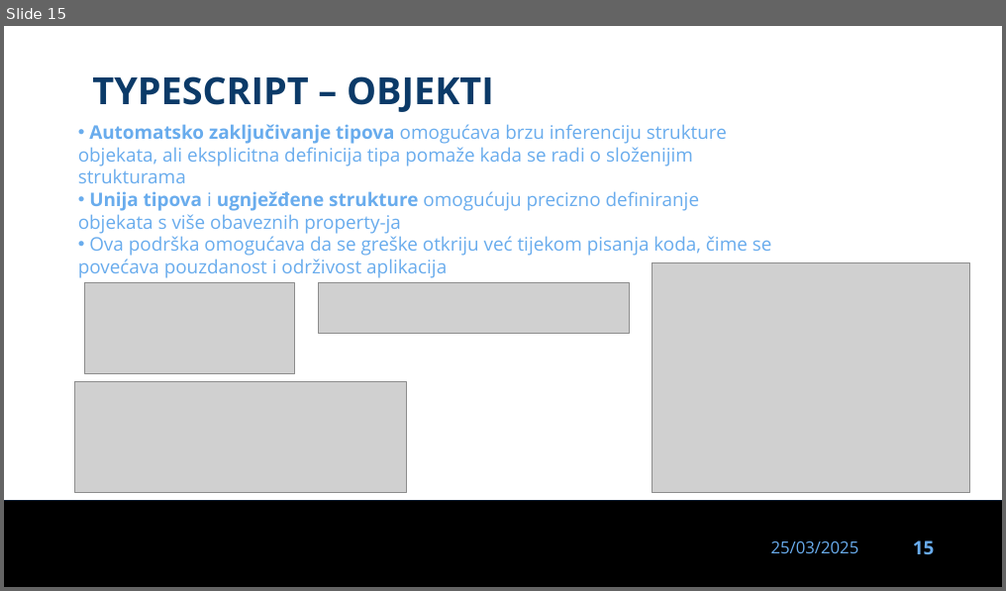
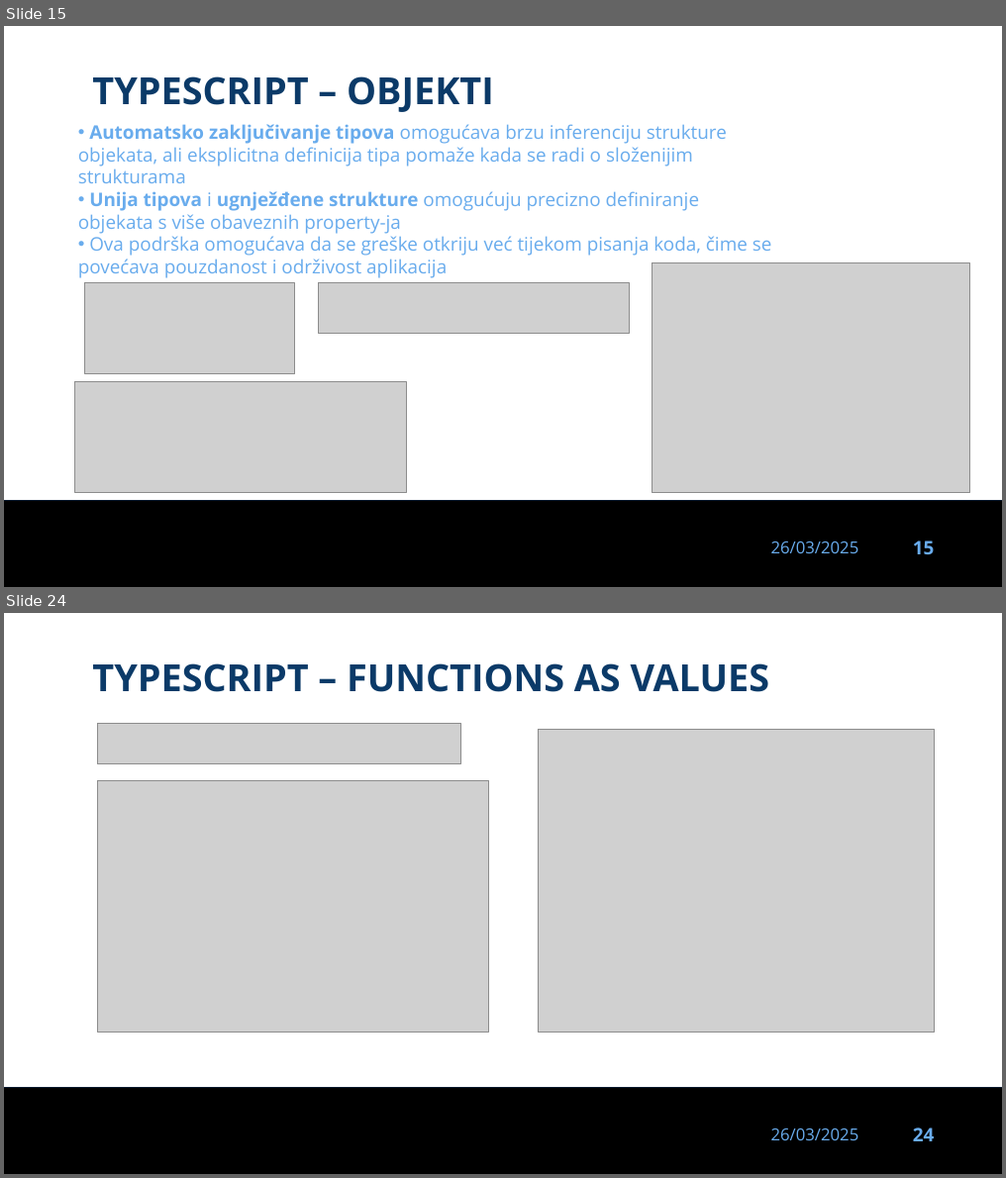
Before and after one commit to dinoDuvnjak/CTK, a slide deck: Bootcamp/typescript/typescript-uvod.pptx. Shown one above the other, each under a label of ours: slide 15 before the commit, slides 15 and 24 after it; the slides between them are not shown. The pictures are 1006x591 and 1006x1178 pixels, drawn with LibreOffice and Linux fonts; fonts in the diff are those of the drawing; grey boxes stand for pictures; background and template pictures are left out. Boxes give left, top, right and bottom in pixels: in the first picture for what was removed or moved away, otherwise in the second. Text is boxed around its words. In the diff, an @@ line names an element or a change of style, - is before the commit and + after.

Commit message:
typescript wip

```diff
--- a/Bootcamp/typescript/typescript-uvod.pptx
+++ b/Bootcamp/typescript/typescript-uvod.pptx
@@ slide 24 added at box(4, 613, 1002, 1174), background #FFFFFF; not listed: 3 template elements that a slide beside it also shows @@
@@ text added at box(92, 663, 770, 692), 36 pt, text #0B3A68, bold @@
+TYPESCRIPT – FUNCTIONS AS VALUES
@@ picture added at box(98, 724, 460, 764) @@
@@ picture added at box(538, 729, 935, 1032) @@
@@ picture added at box(98, 780, 489, 1032) @@
@@ slide 15 changed as well @@
@@ text at box(771, 542, 859, 554): text changed @@
-25/03/2025
+26/03/2025
```
Also in this commit, not shown: 14 other slides changed, 13 other slides added, 1 slide removed, 8 other files.
